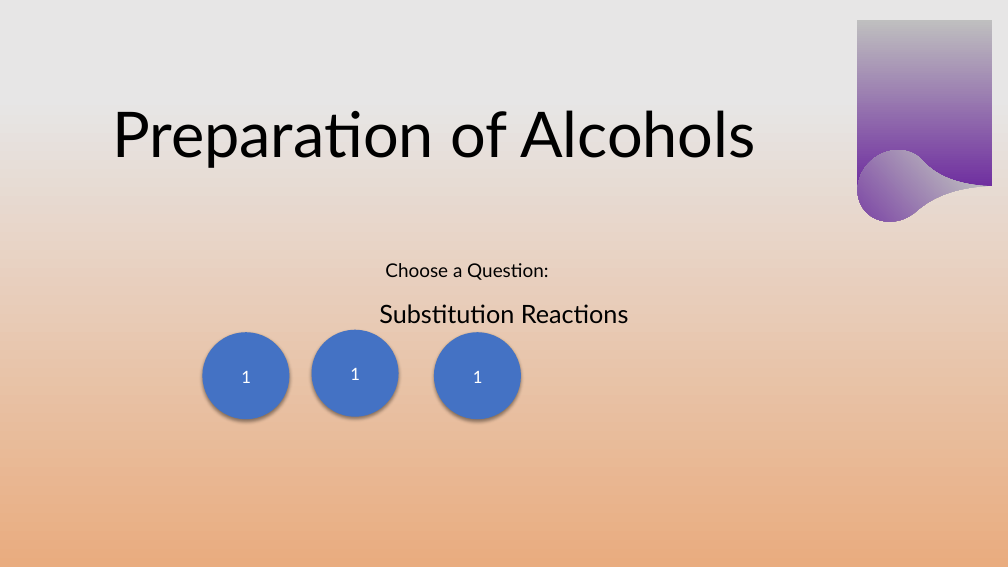
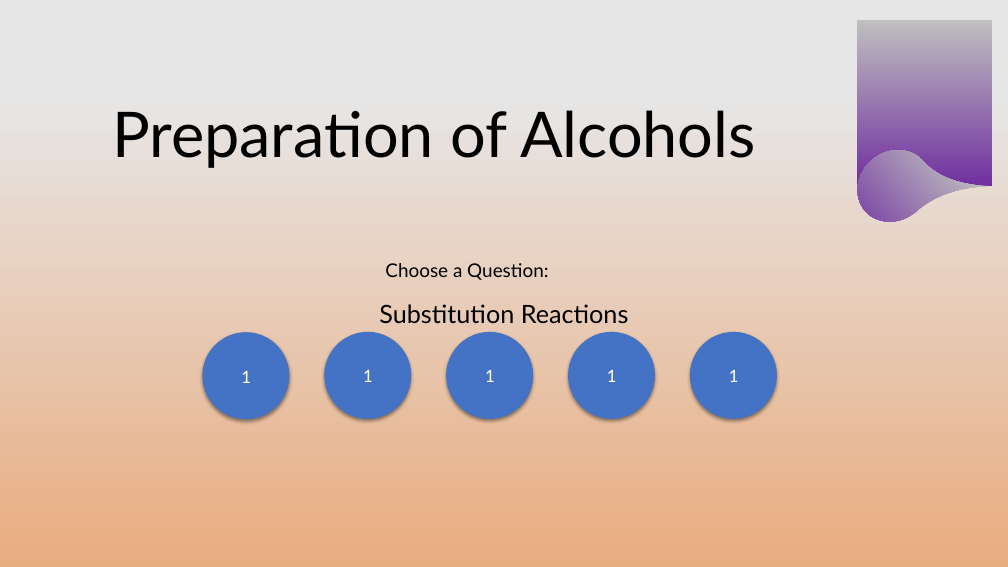
Before and after one commit to chemykill/alcoholproblems, a slide deck: slide 1 of alcoholquestions.pptx. Drawn at 1008x567 pixels with LibreOffice and Linux fonts; fonts in the diff are those of the drawing; background and template pictures are left out. Boxes give left, top, right and bottom in pixels: in the first picture for what was removed or moved away, otherwise in the second. Text is boxed around its words. In the diff, an @@ line names an element or a change of style, - is before the commit and + after.

```diff
--- a/alcoholquestions.pptx
+++ b/alcoholquestions.pptx
@@ 4 ellipses: place and size @@
-4 ellipses at [312,330,521,419]
+4 ellipses at [324,332,533,419]
@@ ellipse added at [568,332,655,419], fill #4472C4, 18 pt, text #FFFFFF @@
+1
@@ ellipse added at [573,337,650,414], fill #4472C4 @@
@@ ellipse added at [690,332,777,419], fill #4472C4, 18 pt, text #FFFFFF @@
+1
@@ ellipse added at [695,337,772,414], fill #4472C4 @@
```
Also in this commit, not shown: 1 other slide changed.
